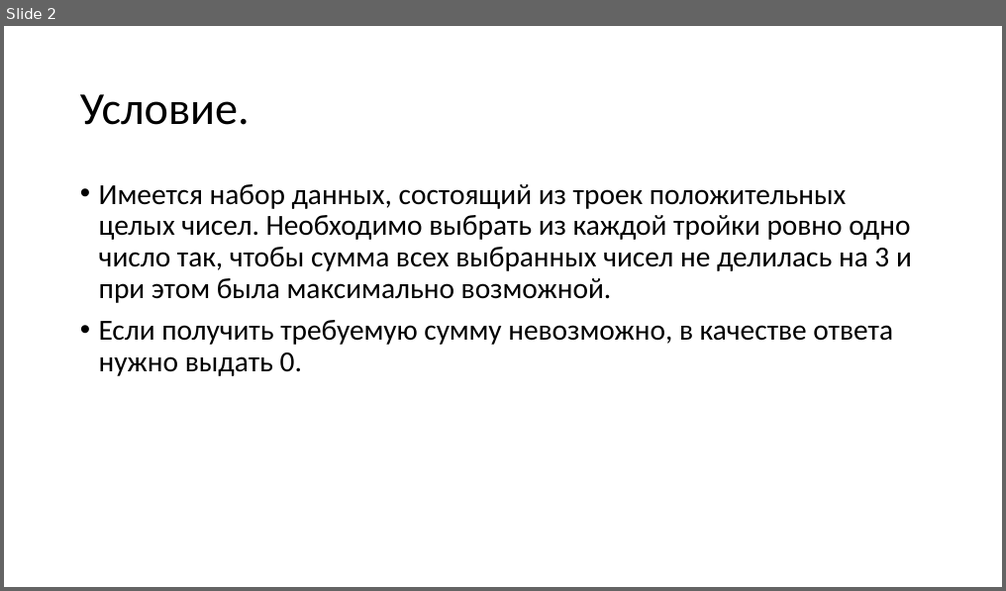
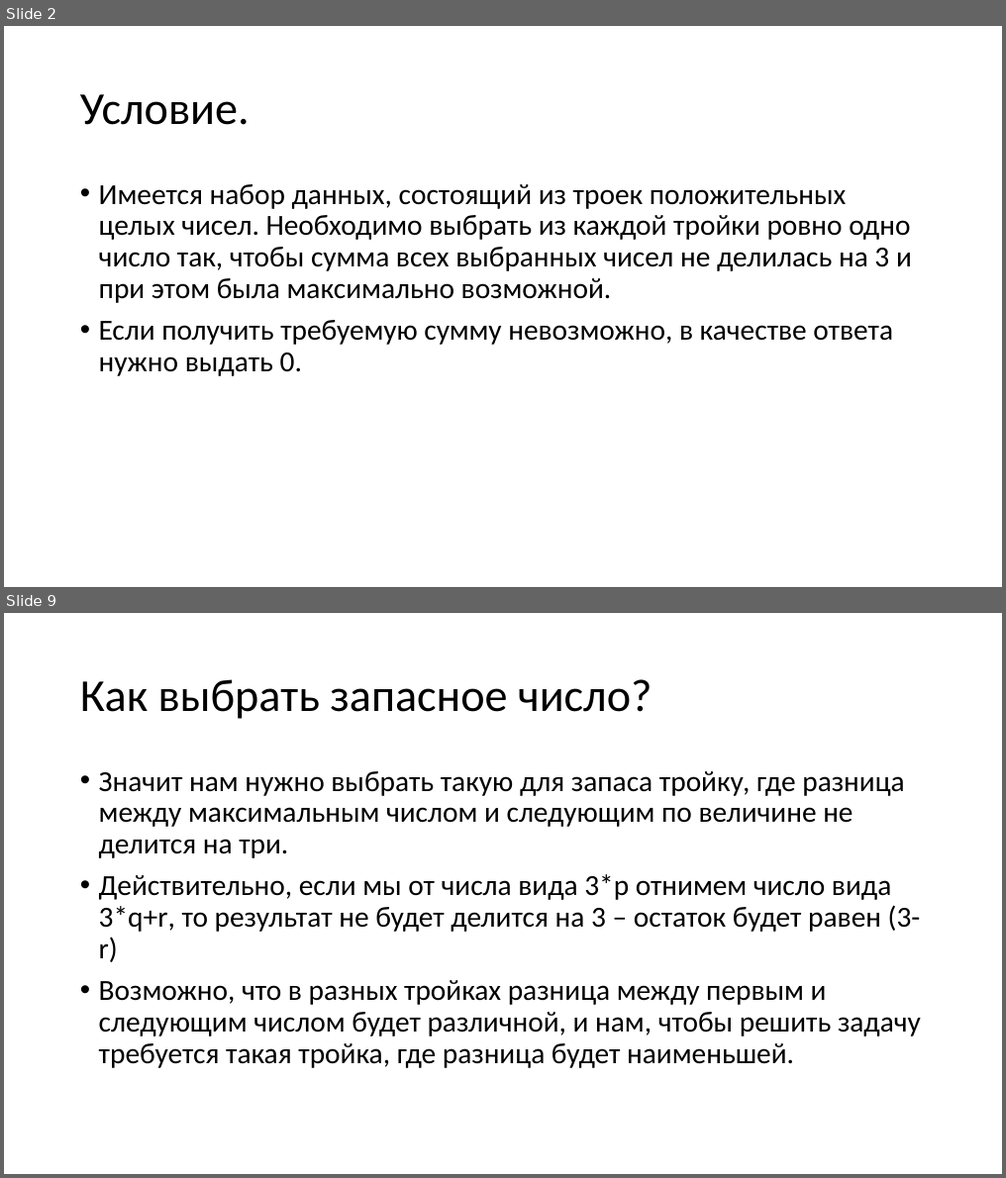
Before and after one commit to Mx-Wolf/usecs, a slide deck: pp/2018-10-01-27-b.pptx. Shown one above the other, each under a label of ours: slide 2 before the commit, slides 2 and 9 after it; the slides between them are not shown. The pictures are 1006x591 and 1006x1178 pixels, drawn with LibreOffice and Linux fonts; fonts in the diff are those of the drawing. Boxes give left, top, right and bottom in pixels: in the first picture for what was removed or moved away, otherwise in the second. Text is boxed around its words. In the diff, an @@ line names an element or a change of style, - is before the commit and + after.

```diff
--- a/pp/2018-10-01-27-b.pptx
+++ b/pp/2018-10-01-27-b.pptx
@@ slide 9 added at <box>4,613,1002,1174</box>, background #FFFFFF @@
@@ title added at <box>80,679,651,719</box>, 44 pt, text #000000 @@
+Как выбрать запасное число?
@@ text added at <box>99,771,921,1068</box>, 28 pt, text #000000 @@
+• Значит нам нужно выбрать такую для запаса тройку, где разница между максимальным числом и следующим по величине не делится на три.
+• Действительно, если мы от числа вида 3*p отнимем число вида 3*q+r, то результат не будет делится на 3 – остаток будет равен (3-r)
+• Возможно, что в разных тройках разница между первым и следующим числом будет различной, и нам, чтобы решить задачу требуется такая тройка, где разница будет наименьшей.
```
Also in this commit, not shown: 1 slide changed, 6 other slides added.
